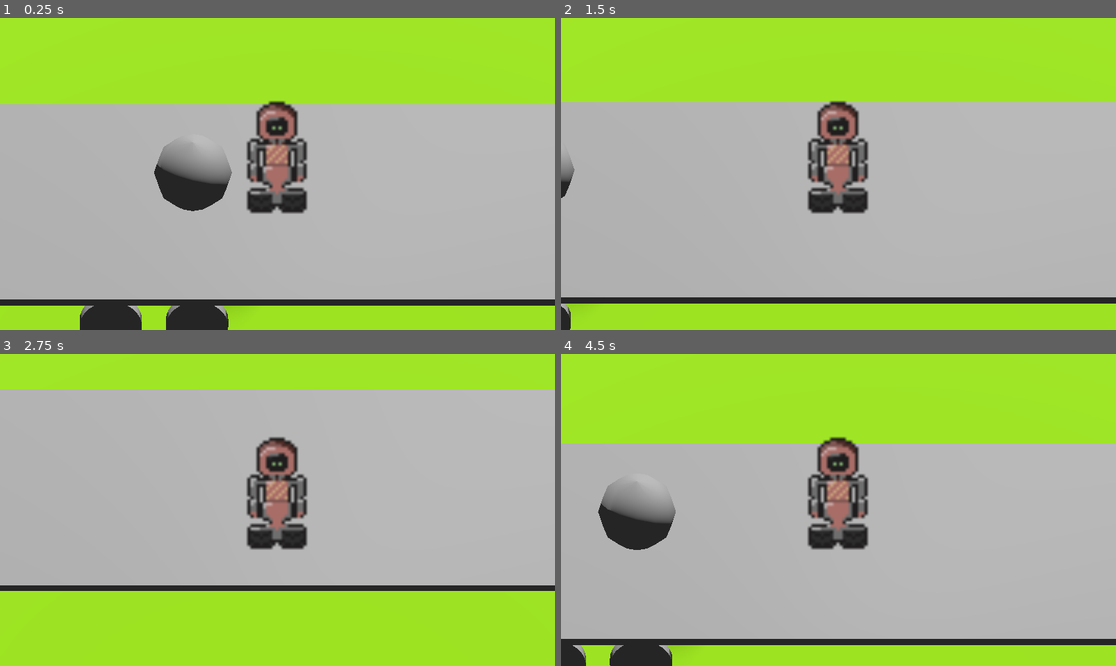
Above: before the commit, frames 1-4 (two rows, left to right).
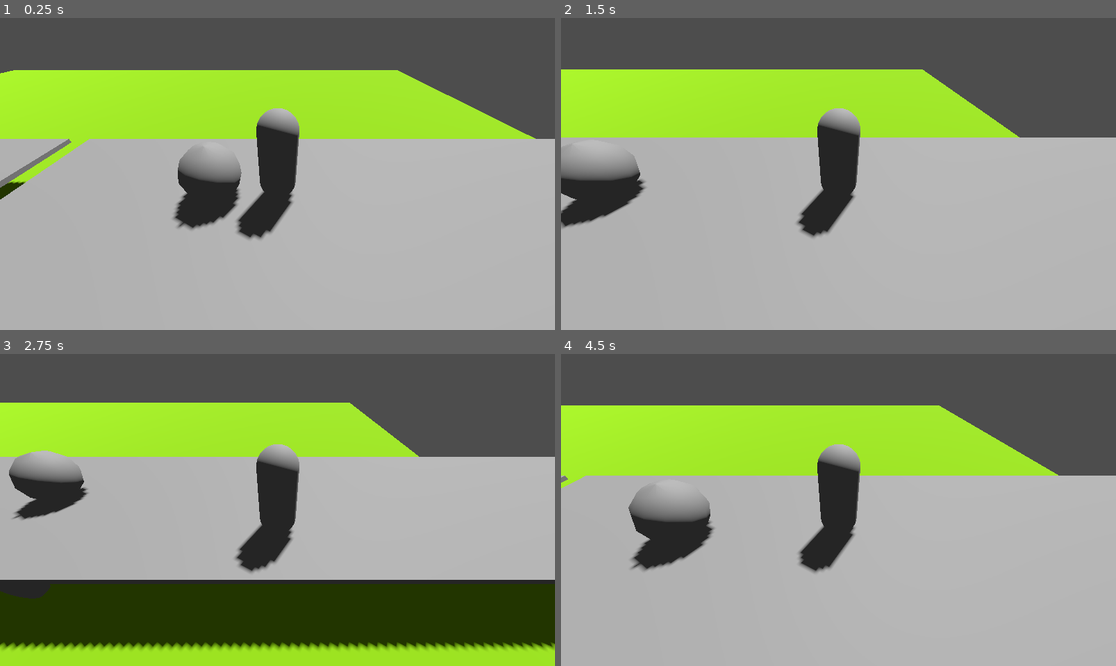
Above: after the commit, the same moments.

Repository: superlou/train-game-4
Game: Godot game, scene res://world.tscn
Two runs of this game, one before a commit and one after it. Both use one fixed random seed, a clock stepped at 60 frames per second and the inputs below.
Inputs:
- Up to frame 1 (0.25 s): no input
- Up to frame 2 (1.5 s): hold D (right) 0.53-1.28 s; hold Shift (sprint) 0.53-1.28 s; tap Space (jump) at 0.77 s; hold S (down) from 1.28 s (still down); tap Shift (sprint) at 1.35 s
- Up to frame 3 (2.75 s): tap Space (jump) at 1.52 s; release S (down) at 2.03 s; hold D (right) from 2.03 s (still down); hold Shift (sprint) from 2.03 s (still down)
- Up to frame 4 (4.5 s): release D (right) at 2.78 s; release Shift (sprint) at 2.78 s; hold W (up) 2.78-3.53 s; tap Shift (sprint) at 2.85, 4.35 s; tap Space (jump) at 3.02, 3.77 s; hold Shift (sprint) 3.53-4.28 s; hold A (left) from 3.53 s (still down)

The runs differ from the first frame. In frame 1, 45% of the frame differs, in the area x 0-100%, y 0-100%; in frame 2, 46%; in frame 3, 60%, in the area x 0-100%, y 0-95%; in frame 4, 44%.

Commit message:
We're going back to FPV

Diff:
--- a/player.tscn
+++ b/player.tscn
@@ -1,9 +1,12 @@
 [gd_scene load_steps=4 format=3 uid="uid://c22n2h2b626by"]
 
 [ext_resource type="Script" path="res://player.gd" id="1_dwx2k"]
-[ext_resource type="Texture2D" uid="uid://driuoq2jvqvop" path="res://assets/robot.png" id="2_a4u6m"]
 
 [sub_resource type="CapsuleShape3D" id="CapsuleShape3D_u67lg"]
+radius = 0.3
+height = 1.5
+
+[sub_resource type="CapsuleMesh" id="CapsuleMesh_58sj6"]
 radius = 0.3
 height = 1.5
 
@@ -12,22 +15,17 @@
 script = ExtResource("1_dwx2k")
 
 [node name="CollisionShape3D" type="CollisionShape3D" parent="."]
-transform = Transform3D(1, 0, 0, 0, 1, 0, 0, 0, 1, 0, 0.75143, 0)
+transform = Transform3D(1, 0, 0, 0, 1, 0, 0, 0, 1, 0, 0.75, 0)
 shape = SubResource("CapsuleShape3D_u67lg")
+
+[node name="MeshInstance3D" type="MeshInstance3D" parent="."]
+transform = Transform3D(1, 0, 0, 0, 1, 0, 0, 0, 1, 0, 0.75, 0)
+mesh = SubResource("CapsuleMesh_58sj6")
 
 [node name="Camera3D" type="Camera3D" parent="."]
 transform = Transform3D(1, 0, 0, 0, 0.779732, 0.626114, 0, -0.626114, 0.779732, -0.00491548, 2.50301, 2.58583)
-projection = 1
 size = 4.0
 
 [node name="FloorCast" type="RayCast3D" parent="."]
 transform = Transform3D(1, 0, 0, 0, 1, 0, 0, 0, 1, 0, 0.0476875, 0)
 target_position = Vector3(0, -0.1, 0)
-
-[node name="Sprite" type="Sprite3D" parent="."]
-transform = Transform3D(1, 0, 0, 0, 0.866488, 0.499199, 0, -0.499199, 0.866488, -0.0315374, 0.751586, -0.000822902)
-pixel_size = 0.04
-texture = ExtResource("2_a4u6m")
-hframes = 4
-region_enabled = true
-region_rect = Rect2(0, 0, 128, 40)
